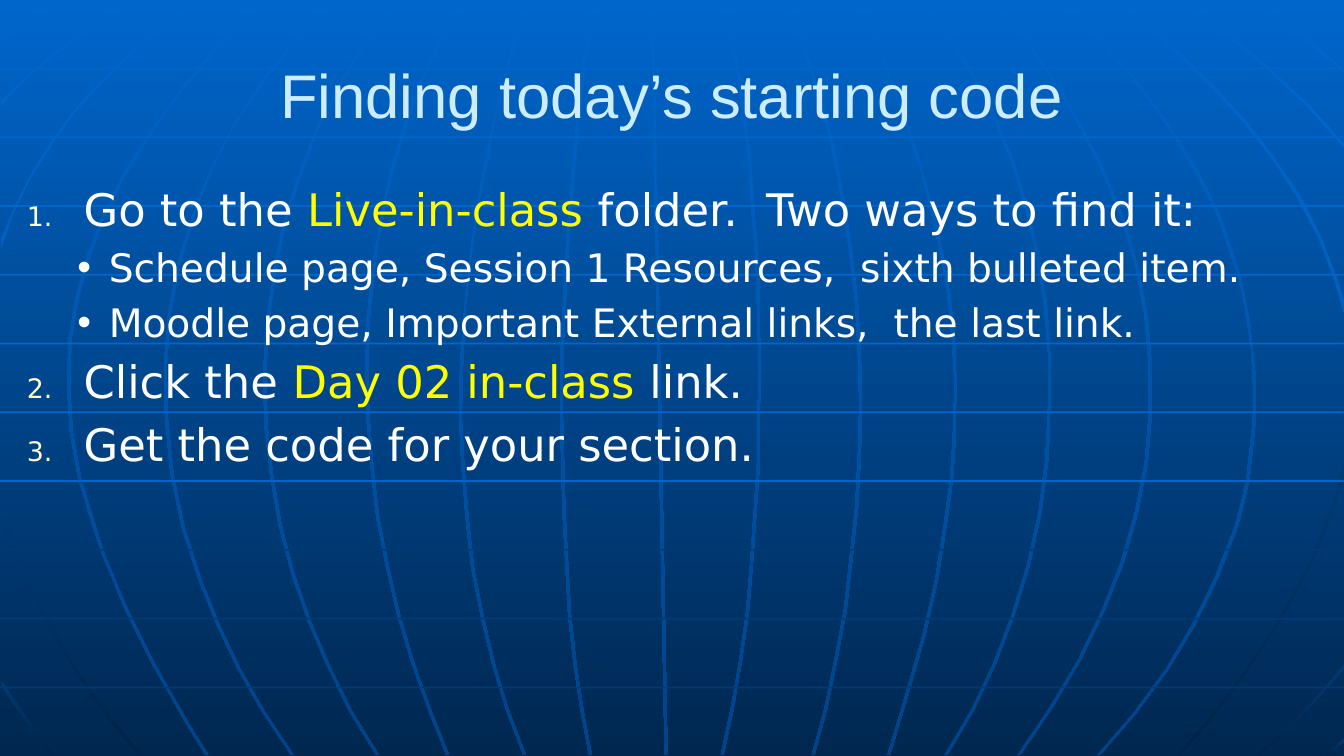
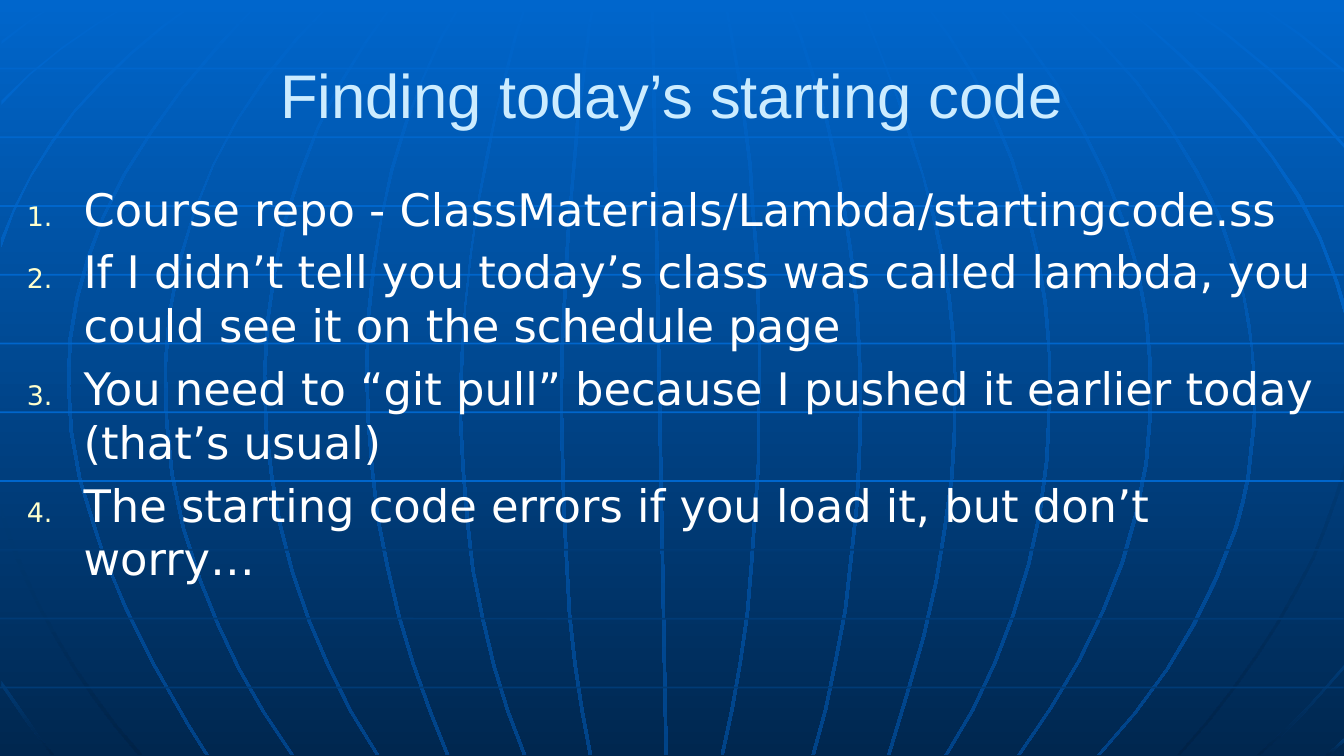
Before and after one commit to RHIT-CSSE/csse304, a slide deck: slide 2 of ClassMaterials/Lambda/Lambda.pptx. Drawn at 1344x756 pixels with LibreOffice and Linux fonts; fonts in the diff are those of the drawing. Boxes give left, top, right and bottom in pixels: in the first picture for what was removed or moved away, otherwise in the second. Text is boxed around its words. In the diff, an @@ line names an element or a change of style, - is before the commit and + after.

Commit message:
updating slides with more info on lambda

```diff
--- a/ClassMaterials/Lambda/Lambda.pptx
+++ b/ClassMaterials/Lambda/Lambda.pptx
@@ text at (84,192,1313,585): text changed; size 28 to 32 pt @@
-1. Go to the Live-in-class folder. Two ways to find it:
-  • Schedule page, Session 1 Resources, sixth bulleted item.
-  • Moodle page, Important External links, the last link.
-2. Click the Day 02 in-class link.
-3. Get the code for your section.
+1. Course repo - ClassMaterials/Lambda/startingcode.ss
+2. If I didn’t tell you today’s class was called lambda, you could see it on the schedule page
+3. You need to “git pull” because I pushed it earlier today (that’s usual)
+4. The starting code errors if you load it, but don’t worry…
```
Also in this commit, not shown: 4 other slides changed, 2 slides added, 1 slide removed.
